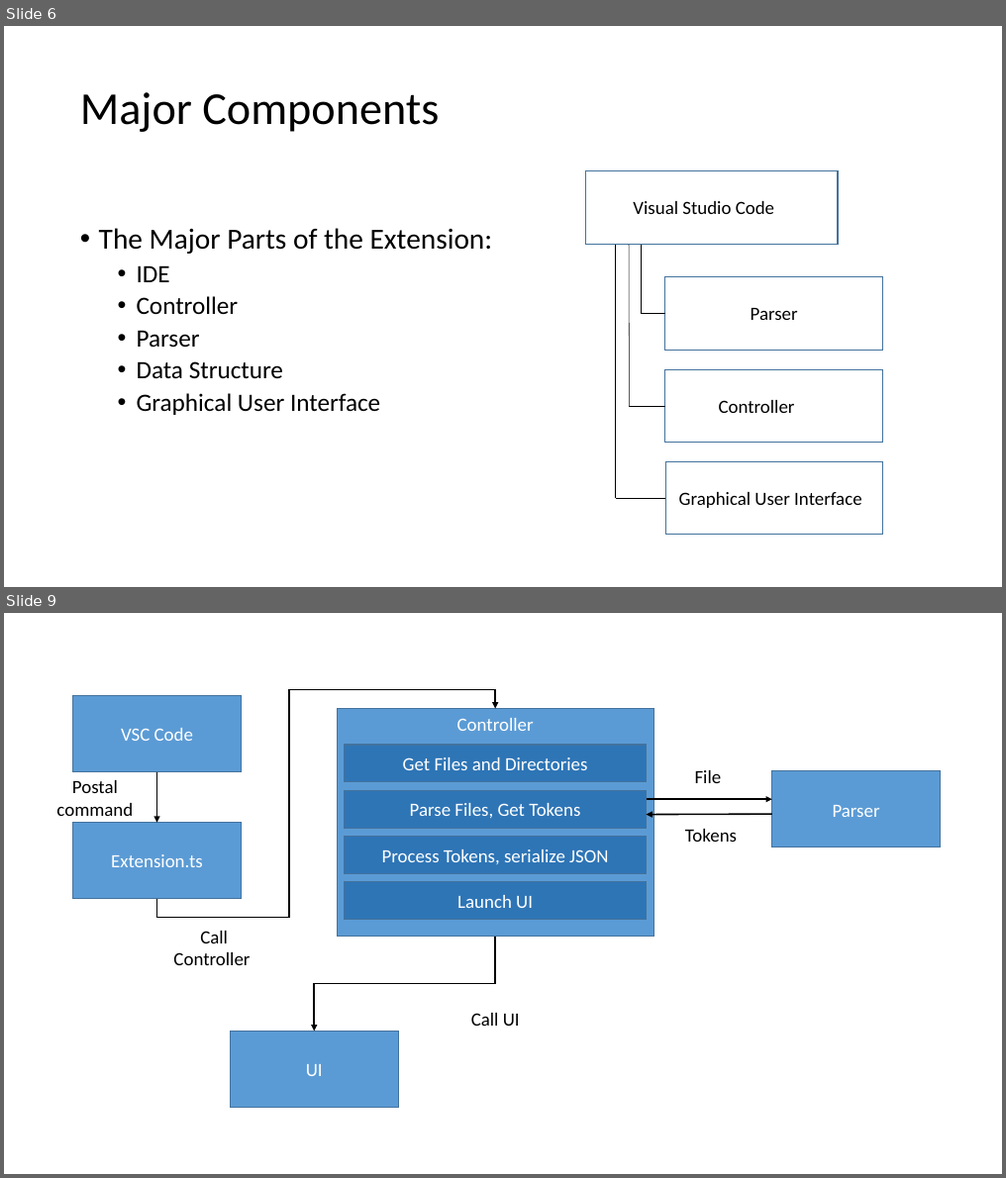
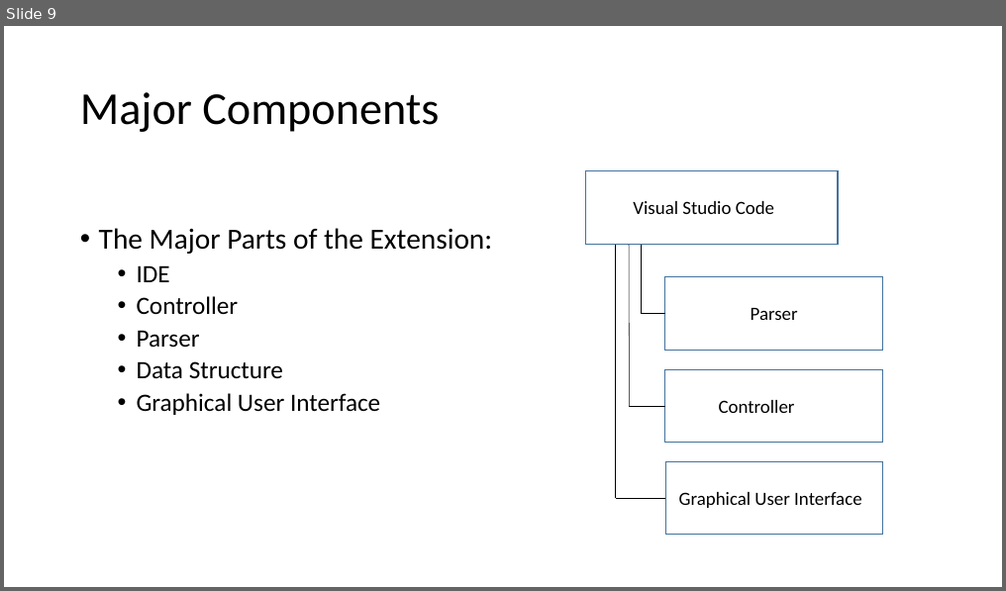
Before and after one commit to slichlyter12/Postal, a slide deck: ProgressReportEndWinter/Progress-Report-EndWinter-team38.pptx. Shown one above the other, each under a label of ours: slides 6 and 9 before the commit, slide 9 after it; the slides between them are not shown. The pictures are 1006x1178 and 1006x591 pixels, drawn with LibreOffice and Linux fonts; fonts in the diff are those of the drawing. Boxes give left, top, right and bottom in pixels: in the first picture for what was removed or moved away, otherwise in the second. Text is boxed around its words. In the diff, an @@ line names an element or a change of style, - is before the commit and + after.

```diff
--- a/ProgressReportEndWinter/Progress-Report-EndWinter-team38.pptx
+++ b/ProgressReportEndWinter/Progress-Report-EndWinter-team38.pptx
@@ slide 9 removed at box(4, 613, 1002, 1174), background #FFFFFF @@
@@ rectangle removed at box(73, 696, 241, 772) @@
-VSC Code
@@ elbow arrow removed from (156, 899) to (495, 709) @@
@@ rectangle removed at box(338, 709, 653, 937) @@
-Controller
@@ rectangle removed at box(345, 745, 647, 782) @@
-Get Files and Directories
@@ rectangle removed at box(37, 784, 152, 810) @@
-Postal command
@@ arrow removed from (156, 772) to (156, 823) @@
@@ rectangle removed at box(345, 790, 647, 828) @@
-Parse Files, Get Tokens
@@ rectangle removed at box(675, 763, 745, 789) @@
-File
@@ rectangle removed at box(772, 771, 940, 848) @@
-Parser
@@ arrow removed from (647, 799) to (772, 799) @@
@@ arrow removed from (772, 814) to (647, 814) @@
@@ rectangle removed at box(73, 823, 241, 899) @@
-Extension.ts
@@ rectangle removed at box(345, 837, 647, 874) @@
-Process Tokens, serialize JSON
@@ rectangle removed at box(676, 823, 746, 848) @@
-Tokens
@@ rectangle removed at box(345, 881, 647, 919) @@
-Launch UI
@@ rectangle removed at box(156, 935, 272, 960) @@
-Call Controller
@@ elbow arrow removed from (495, 937) to (314, 1032) @@
@@ rectangle removed at box(438, 1007, 553, 1032) @@
-Call UI
@@ rectangle removed at box(230, 1032, 398, 1108) @@
-UI
@@ what was slide 6 is now slide 9 @@
```
Also in this commit, not shown: 5 slides changed, 8 slides added, 23 other slides removed.
